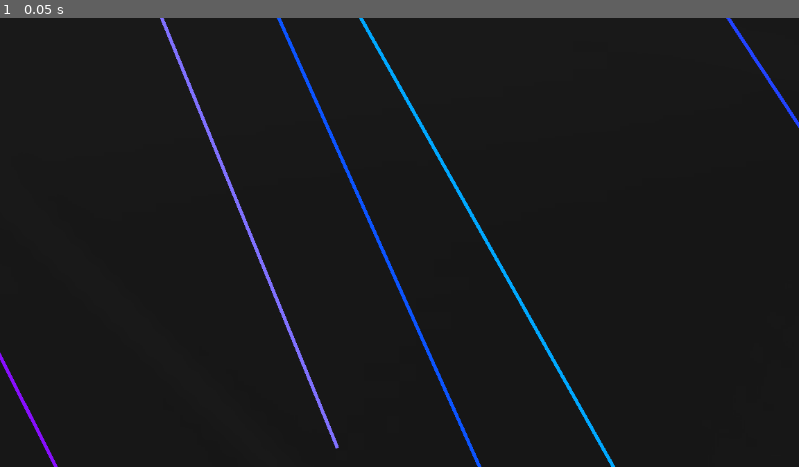
Above: before the commit, frame 1.
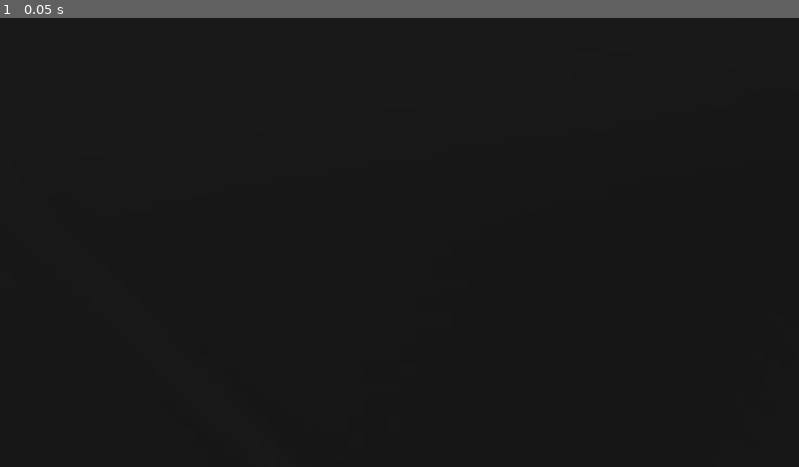
Above: after the commit, the same moment.

Repository: RedChaosWolf92/PracticeStarGeneration
Game: Godot game, scene res://Galaxy/galaxy1.tscn
The game is run twice, just before and just after one commit, with the same random seed, the same clock (stepped at 60 frames per second) and the same inputs.
Inputs:
- Up to frame 1 (0.05 s): no input

The runs differ from the first frame. In frame 1, 2.0% of the frame differs, in the area x 0-100%, y 0-100%.

Commit message:
adjustment
updates based on input from experienced programmer

Diff:
--- a/Galaxy/Stars/stars.gd
+++ b/Galaxy/Stars/stars.gd
@@ -7,7 +7,7 @@
 @export var NUM_STARS: int = 250
 
 var OFFSET_RANGE = 2400
-var SCALE_FACTOR = .79
+var SCALE_FACTOR = .38
 
 const MAX_ATTEMPTS = 15
 const DISPLACEMENT_STDEV = 11.2
--- a/Galaxy/Stars/stars.tscn
+++ b/Galaxy/Stars/stars.tscn
@@ -10,7 +10,6 @@
 script = ExtResource("1_6td8j")
 
 [node name="StarTemplates" parent="." instance=ExtResource("3_ad6hc")]
-script = null
 
 [node name="StarPath_Arm" type="Path2D" parent="."]
 curve = SubResource("Curve2D_r6uuy")
--- a/Galaxy/starPaths.gd
+++ b/Galaxy/starPaths.gd
@@ -1,9 +1,8 @@
 extends Node2D
 
 var starPaths = {} # to store references to stars and their paths
-const MAX_DISTANCE = 10000
+const MAX_DISTANCE = 15000
 const MAX_ATTEMPT = 15
-const scale_factor = .79
 
 class StarComparator:
 	var ref_star
@@ -32,7 +31,7 @@
 		for i in range(min(max_paths,nearby_stars.size())):
 			var other_star = nearby_stars[i]
 			if not path_exists_between(star, other_star):
-				add_path_between(star, other_star, scale_factor)
+				add_path_between(star, other_star)
 
 func get_nearby_stars(ref_star, all_stars):
 	var nearby_stars = []
@@ -73,7 +72,7 @@
 
 	return 0
 
-func add_path_between(star1, star2,scale_factor):
+func add_path_between(star1, star2):
 	#check if either star has reached their maxium path count
 	if star1.get_node("StarPaths").get_child_count() >= get_max_paths(star1.star_type) or star2.get_node("StarPaths").get_child_count() >= get_max_paths(star2.star_type):
 		return
@@ -81,18 +80,20 @@
 	#add a check for existing paths
 	print("attempting to add a path between ", star1.name, " + ", star2.name)
 	for path in star1.get_node("StarPaths").get_children():
-		if path.points[1] == star2.global_position * scale_factor:
+		if path.points[1] == star2.global_position:
 			print("Path already exists, returning...")
 			return
 
-	print("Star1 Position: ", star1.global_position * scale_factor)
-	print("Star2 Position: ", star2.global_position * scale_factor)
+	print("Star1 Position: ", star1.global_position)
+	print("Star2 Position: ", star2.global_position)
 
 	var line = Line2D.new()
 	line.default_color = Color(randf(),randf(), 1)
 	line.width = 5.0
-	line.points = [star1.global_position * scale_factor, star2.global_position * scale_factor]
+	line.points = [star1.global_position, star2.global_position]
+
+	get_parent().add_child(line)
 
 	#add the lines as a child to the StarPaths nodes of both stars
-	star1.get_node("StarPaths").add_child(line)
-	star2.get_node("StarPaths").add_child(line)
+	#star1.get_node("StarPaths").add_child(line)
+	#star2.get_node("StarPaths").add_child(line)
